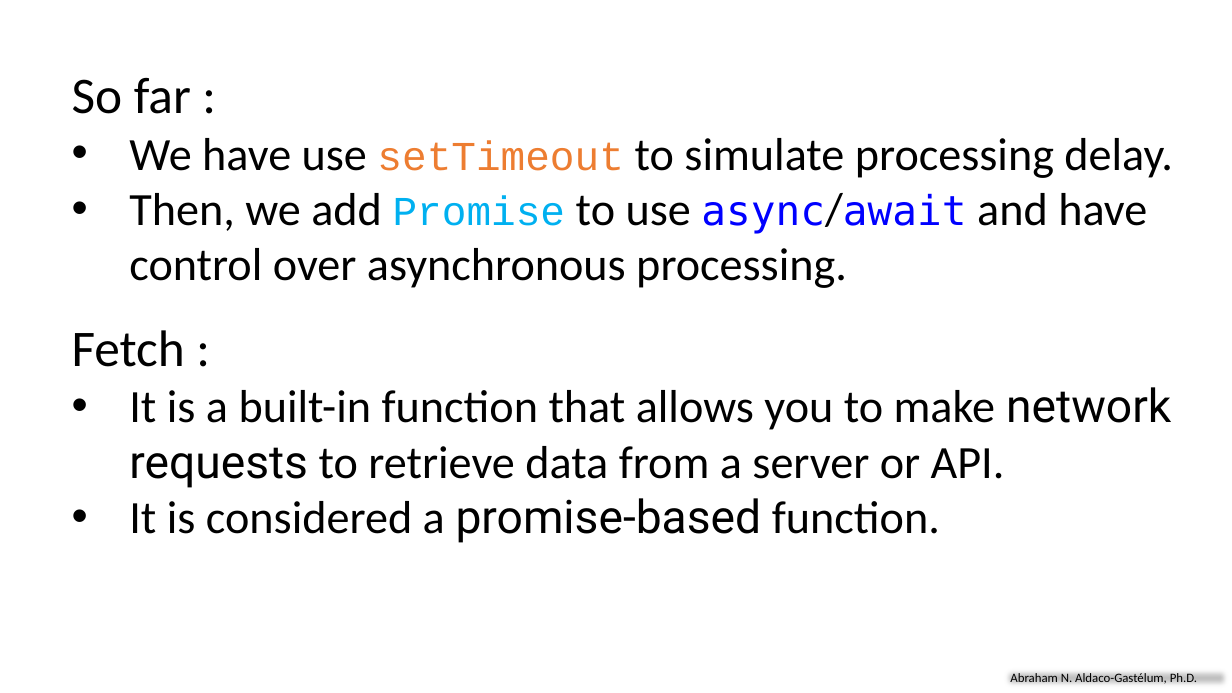
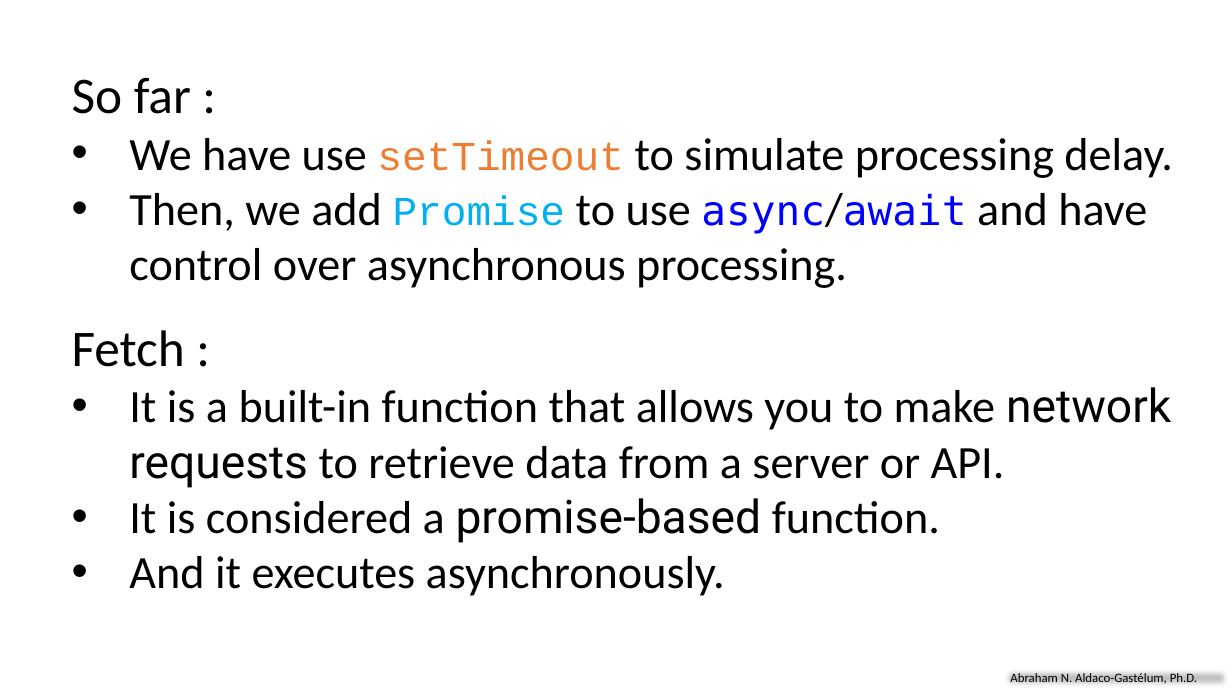
Before and after one commit to aaldacog/uwp, a slide deck: slide 38 of AsynchronousProcessing_AbrahamAldaco.pptx (slide 37 before the commit). Drawn at 1232x693 pixels with LibreOffice and Linux fonts; fonts in the diff are those of the drawing. Boxes give left, top, right and bottom in pixels: in the first picture for what was removed or moved away, otherwise in the second. Text is boxed around its words. In the diff, an @@ line names an element or a change of style, - is before the commit and + after.

```diff
--- a/AsynchronousProcessing_AbrahamAldaco.pptx
+++ b/AsynchronousProcessing_AbrahamAldaco.pptx
@@ text at (129, 556, 725, 596): paragraph added @@
+• And it executes asynchronously.
```
Also in this commit, not shown: 24 other slides changed, 3 slides added, 1 slide removed, 1 other file.
